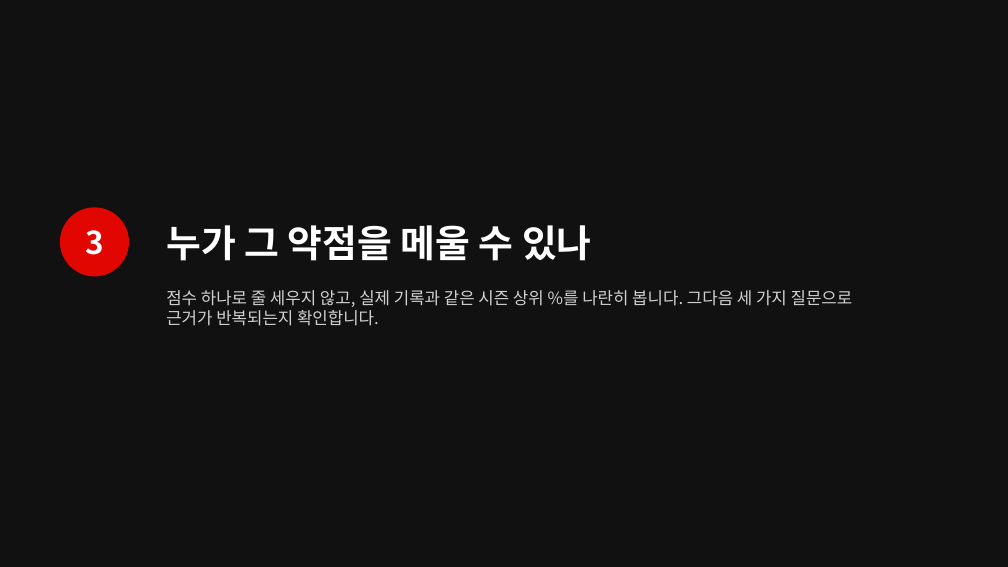
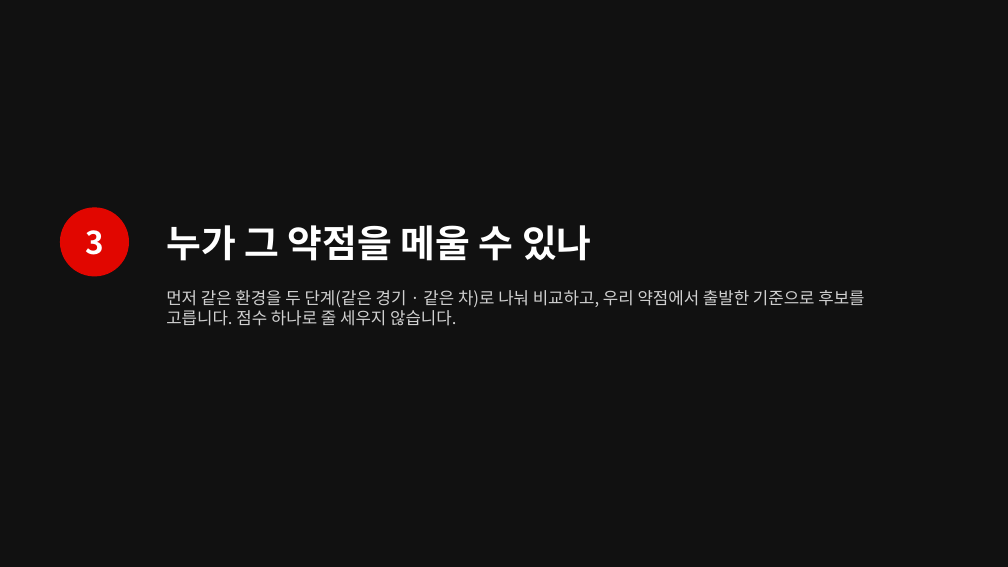
Before and after one commit to encore-ai-campus/mlo-02-p2-team1, a slide deck: slide 16 of docs/F1_TeamBuilder_발표자료.pptx. Drawn at 1008x567 pixels with LibreOffice and Linux fonts; fonts in the diff are those of the drawing. Boxes give left, top, right and bottom in pixels: in the first picture for what was removed or moved away, otherwise in the second. Text is boxed around its words. In the diff, an @@ line names an element or a change of style, - is before the commit and + after.

```diff
--- a/docs/F1_TeamBuilder_발표자료.pptx
+++ b/docs/F1_TeamBuilder_발표자료.pptx
@@ text at (x1=166, y1=290, x2=864, y2=326): text changed @@
-점수 하나로 줄 세우지 않고, 실제 기록과 같은 시즌 상위 %를 나란히 봅니다. 그다음 세 가지 질문으로 근거가 반복되는지 확인합니다.
+먼저 같은 환경을 두 단계(같은 경기 · 같은 차)로 나눠 비교하고, 우리 약점에서 출발한 기준으로 후보를 고릅니다. 점수 하나로 줄 세우지 않습니다.
```
Also in this commit, not shown: 9 other slides changed, 2 slides added, 13 other files.
